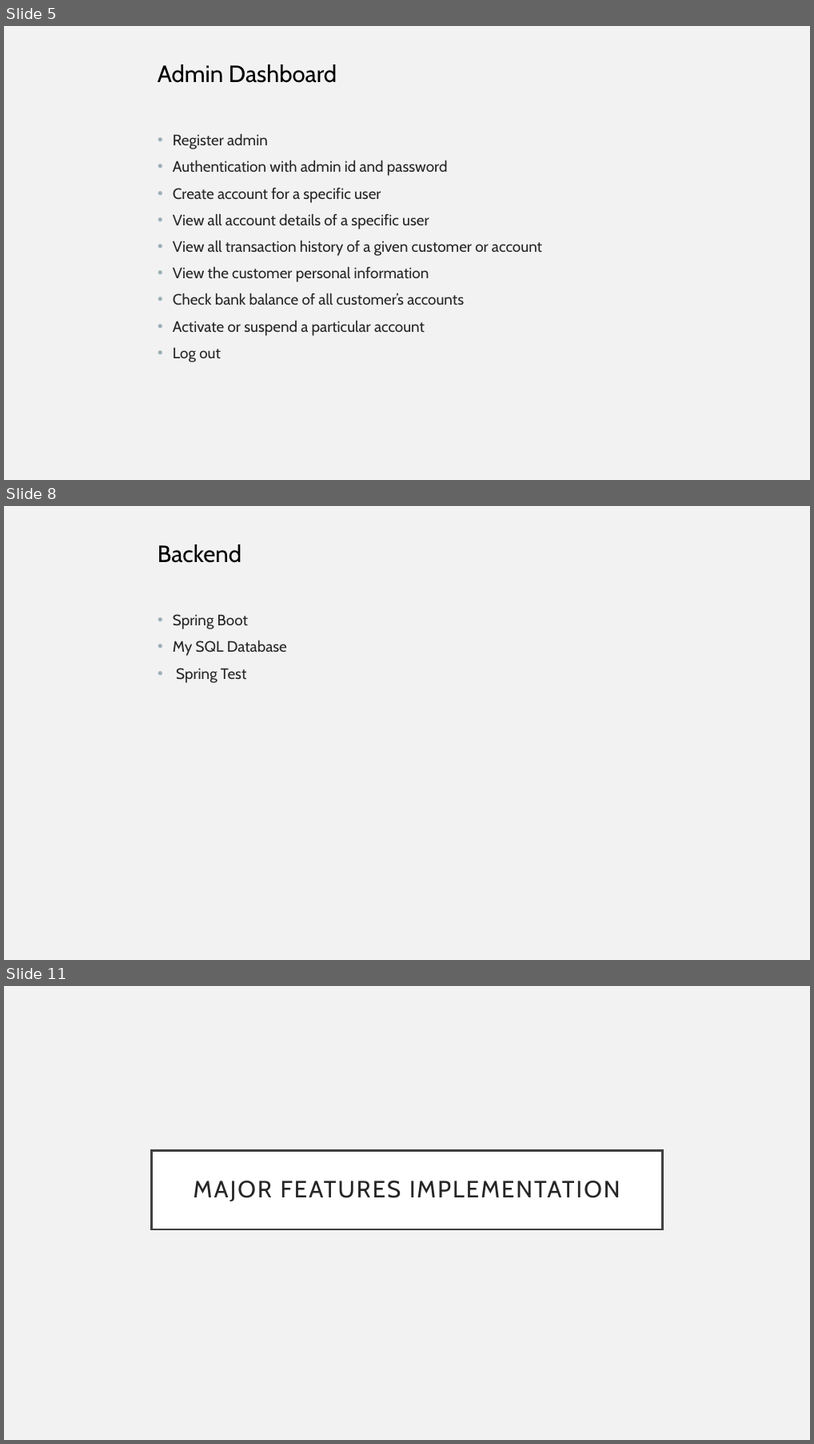
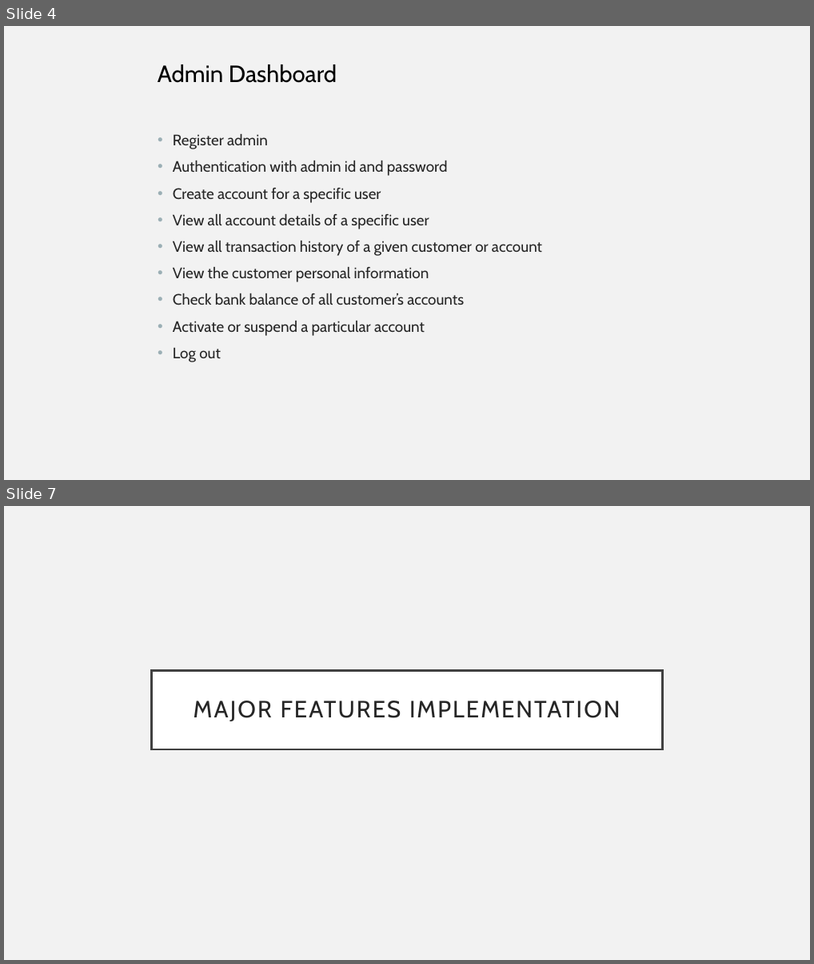
Before and after one commit to Soham182001/bank-app, a slide deck: presentation/Batch 5_Team 5.pptx. Shown one above the other, each under a label of ours: slides 5, 8 and 11 before the commit, slides 4 and 7 after it; the slides between them are not shown. The pictures are 814x1444 and 814x964 pixels, drawn with LibreOffice and Linux fonts; fonts in the diff are those of the drawing. Boxes give left, top, right and bottom in pixels: in the first picture for what was removed or moved away, otherwise in the second. Text is boxed around its words. In the diff, an @@ line names an element or a change of style, - is before the commit and + after.

```diff
--- a/presentation/Batch 5_Team 5.pptx
+++ b/presentation/Batch 5_Team 5.pptx
@@ slide 8 removed at <box>4,506,810,960</box>, background #F2F2F2 @@
@@ text removed at <box>158,544,242,563</box> @@
-Backend
@@ text removed at <box>173,614,287,683</box> @@
-• Spring Boot
-• My SQL Database
-• Spring Test
@@ what was slide 5 is now slide 4 @@
@@ what was slide 11 is now slide 7 @@
```
Also in this commit, not shown: 6 slides changed, 8 other slides removed.
